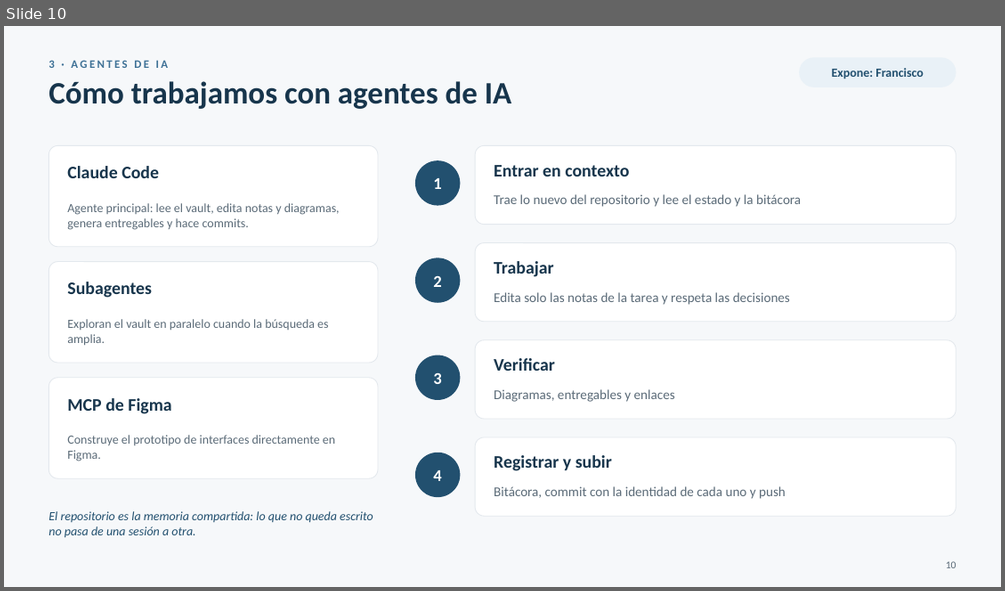
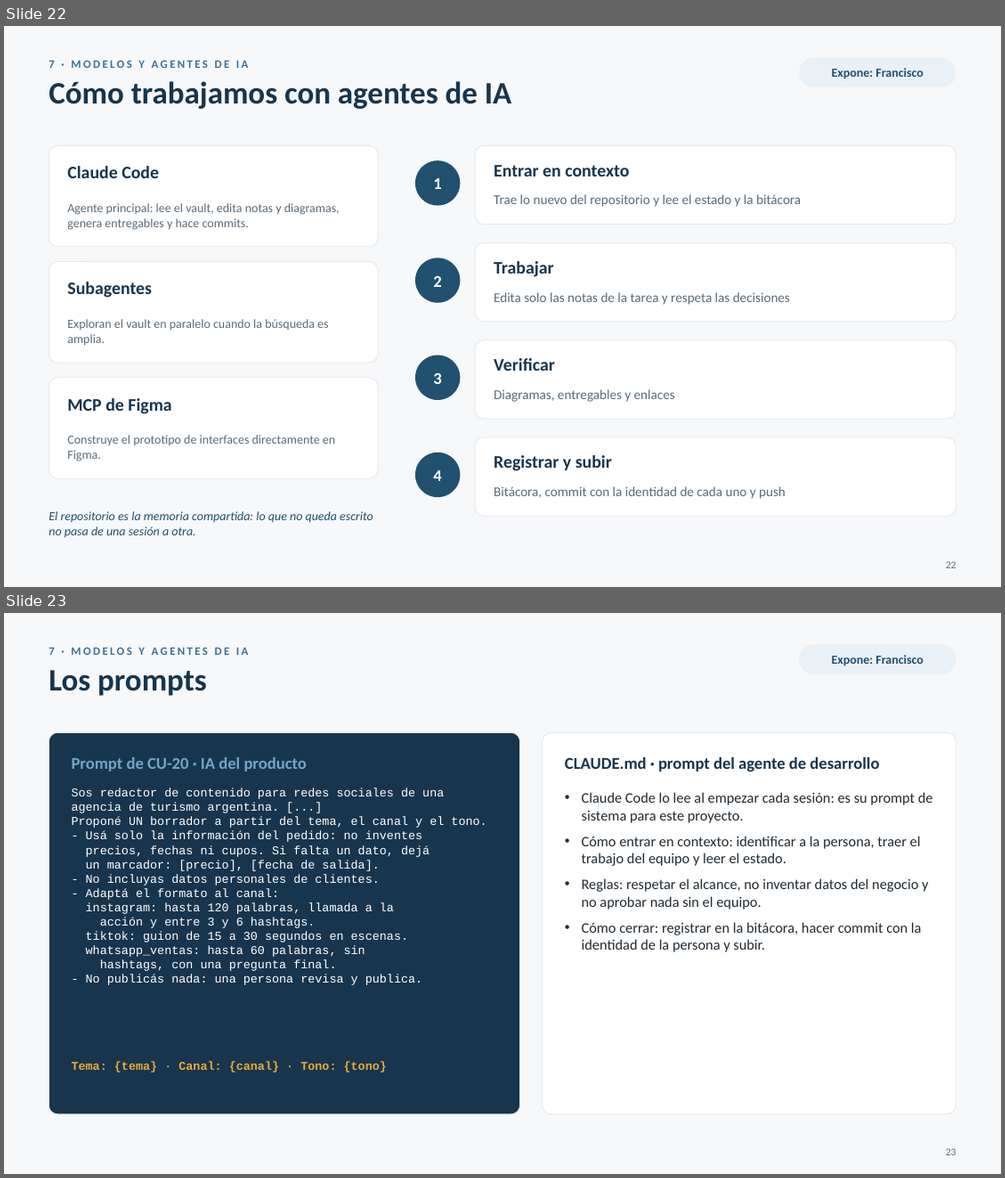
Before and after one commit to FranLuciano04/Vault-Rumbo, a slide deck: 07-Entregables/PC1/Rumbo — PC1 (presentación).pptx. Shown one above the other, each under a label of ours: slide 10 before the commit, slides 22 and 23 after it. The pictures are 1005x591 and 1005x1178 pixels, drawn with LibreOffice and Linux fonts; fonts in the diff are those of the drawing. Boxes give left, top, right and bottom in pixels: in the first picture for what was removed or moved away, otherwise in the second. Text is boxed around its words. In the diff, an @@ line names an element or a change of style, - is before the commit and + after.

```diff
--- a/07-Entregables/PC1/Rumbo — PC1 (presentación).pptx
+++ b/07-Entregables/PC1/Rumbo — PC1 (presentación).pptx
@@ slide 23 added at [4, 613, 1001, 1174], background #F6F8FA @@
@@ text added at [48, 647, 249, 655], 11 pt, text #3E7196, bold @@
+7 · MODELOS Y AGENTES DE IA
@@ rounded rectangle added at [799, 644, 956, 674], fill #E9F1F7 @@
@@ text added at [832, 655, 923, 666], 12 pt, text #22506F, bold @@
+Expone: Francisco
@@ text added at [48, 670, 207, 696], 30 pt, text #17354C, bold @@
+Los prompts
@@ rounded rectangle added at [48, 732, 520, 1114], fill #17354C, outline #E3E8ED 0.75 pt @@
@@ rounded rectangle added at [542, 732, 956, 1114], fill #FFFFFF, outline #E3E8ED 0.75 pt @@
@@ text added at [72, 757, 307, 771], 16 pt, text #73A5C4, bold @@
+Prompt de CU-20 · IA del producto
@@ text added at [565, 757, 879, 771], 16 pt, text #17354C, bold @@
+CLAUDE.md · prompt del agente de desarrollo
@@ text added at [72, 787, 486, 985], 11.5 pt, text #FFFFFF @@
+Sos redactor de contenido para redes sociales de una
+agencia de turismo argentina. [...]
+Proponé UN borrador a partir del tema, el canal y el tono.
+- Usá solo la información del pedido: no inventes
+precios, fechas ni cupos. Si falta un dato, dejá
+un marcador: [precio], [fecha de salida].
+- No incluyas datos personales de clientes.
+- Adaptá el formato al canal:
+instagram: hasta 120 palabras, llamada a la
+acción y entre 3 y 6 hashtags.
+tiktok: guion de 15 a 30 segundos en escenas.
+whatsapp_ventas: hasta 60 palabras, sin
+hashtags, con una pregunta final.
+- No publicás nada: una persona revisa y publica.
@@ text added at [582, 792, 933, 952], 14 pt, text #1F2A33 @@
+• Claude Code lo lee al empezar cada sesión: es su prompt de sistema para este proyecto.
+• Cómo entrar en contexto: identificar a la persona, traer el trabajo del equipo y leer el estado.
+• Reglas: respetar el alcance, no inventar datos del negocio y no aprobar nada sin el equipo.
+• Cómo cerrar: registrar en la bitácora, hacer commit con la identidad de la persona y subir.
@@ text added at [72, 1061, 387, 1072], 11.5 pt, text #E8A93A, bold @@
+Tema: {tema} · Canal: {canal} · Tono: {tono}
@@ text added at [946, 1148, 956, 1155], 10 pt, text #5B6B78 @@
+23
@@ what was slide 10 is now slide 22 @@
@@ slide 22 changed as well @@
@@ text at [48, 60, 249, 68]: text changed @@
-3 · AGENTES DE IA
+7 · MODELOS Y AGENTES DE IA
@@ text at [946, 561, 956, 568]: text changed @@
-10
+22
```
Also in this commit, not shown: 21 other slides changed, 3 other slides added, 1 slide removed, 10 other files.
